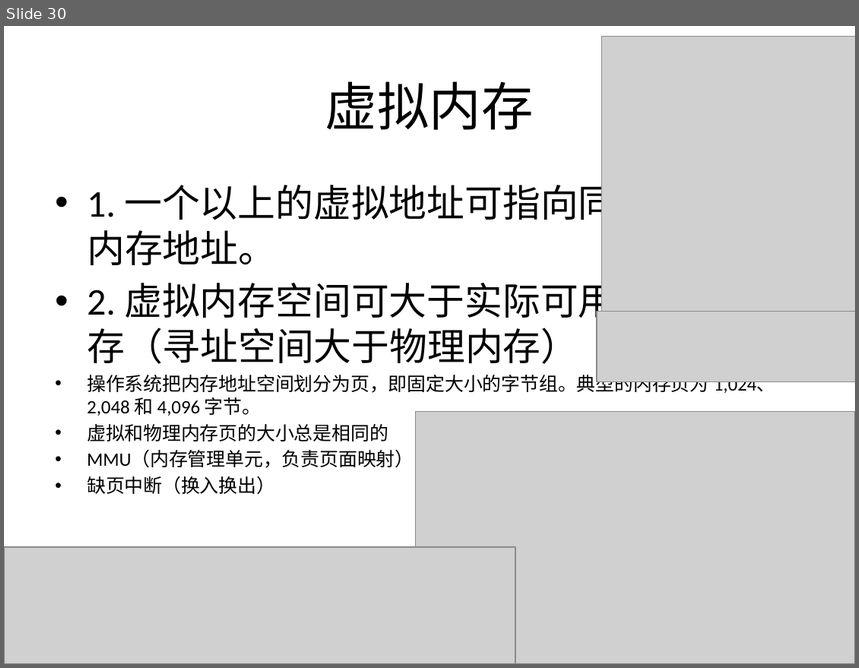
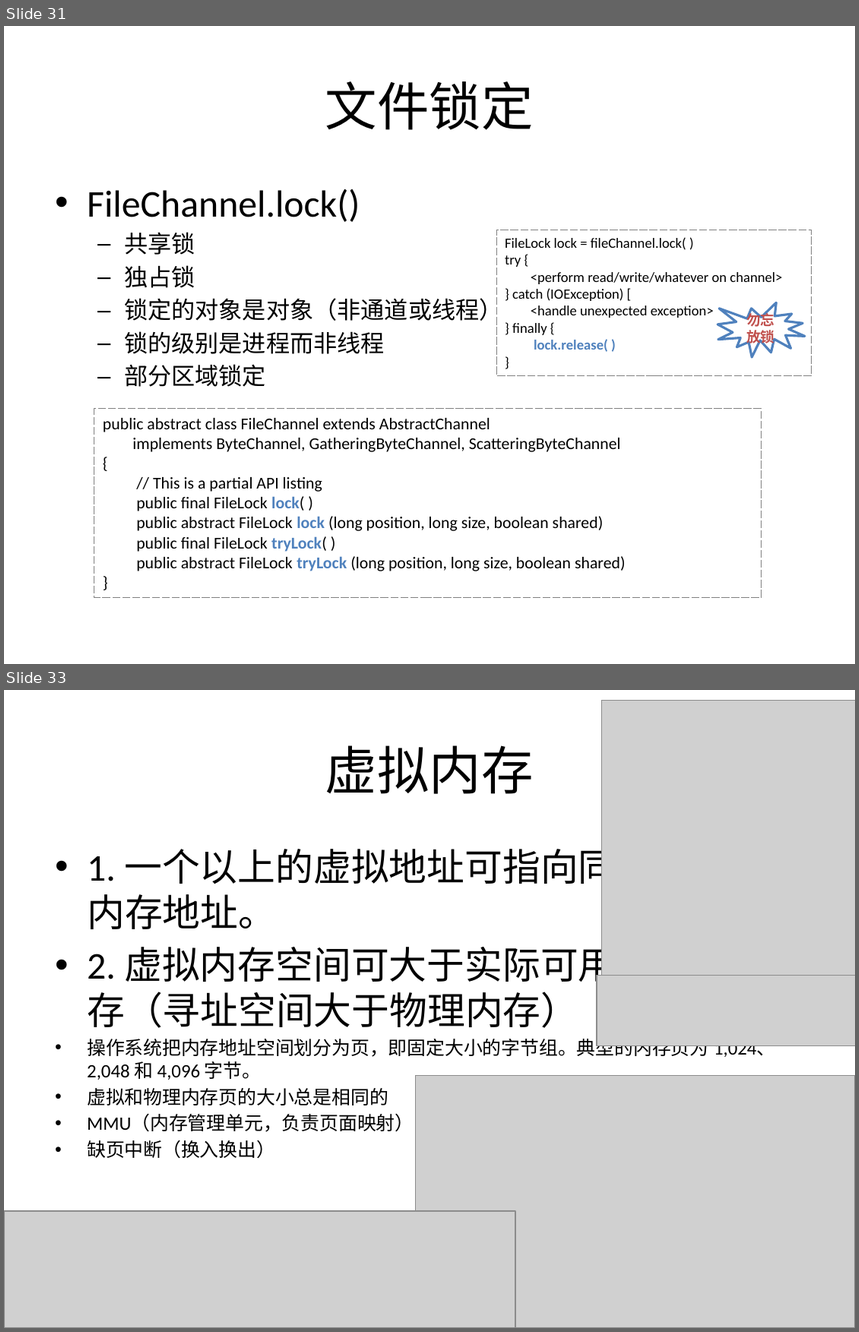
Before and after one commit to guhanjie/Knowledge-sharing, a slide deck: 扒一扒Java IO那些事儿.pptx. Shown one above the other, each under a label of ours: slide 30 before the commit, slides 31 and 33 after it; the slides between them are not shown. The pictures are 859x668 and 859x1332 pixels, drawn with LibreOffice and Linux fonts; fonts in the diff are those of the drawing; grey boxes stand for pictures. Boxes give left, top, right and bottom in pixels: in the first picture for what was removed or moved away, otherwise in the second. Text is boxed around its words. In the diff, an @@ line names an element or a change of style, - is before the commit and + after.

```diff
--- a/扒一扒Java IO那些事儿.pptx
+++ b/扒一扒Java IO那些事儿.pptx
@@ slide 31 added at (4, 26, 855, 664), background #FFFFFF @@
@@ title added at (325, 81, 534, 130), 44 pt, text #000000 @@
+文件锁定
@@ text added at (87, 189, 503, 387), 20 pt, text #000000 @@
+• FileChannel.lock()
+  – 共享锁
+  – 独占锁
+  – 锁定的对象是对象（非通道或线程）
+  – 锁的级别是进程而非线程
+  – 部分区域锁定
@@ rectangle added at (496, 230, 812, 376), outline #808080 0.75 pt dashed, 12 pt, text #000000 @@
+FileLock lock = fileChannel.lock( )
+try {
+<perform read/write/whatever on channel>
+} catch (IOException) [
+<handle unexpected exception>
+} finally {
+lock.release( )
+}
@@ irregular seal added at (718, 303, 805, 357), fill #FFFFFF, outline #4F81BD 2 pt, 12 pt, text #C0504D, bold @@
+勿忘放锁
@@ rectangle added at (94, 409, 762, 598), outline #808080 0.75 pt dashed, 14 pt, text #000000 @@
+public abstract class FileChannel extends AbstractChannel
+implements ByteChannel, GatheringByteChannel, ScatteringByteChannel
+{
+// This is a partial API listing
+public final FileLock lock( )
+public abstract FileLock lock (long position, long size, boolean shared)
+public final FileLock tryLock( )
+public abstract FileLock tryLock (long position, long size, boolean shared)
+}
@@ what was slide 30 is now slide 33 @@
```
Also in this commit, not shown: 3 slides changed, 8 other slides added.
